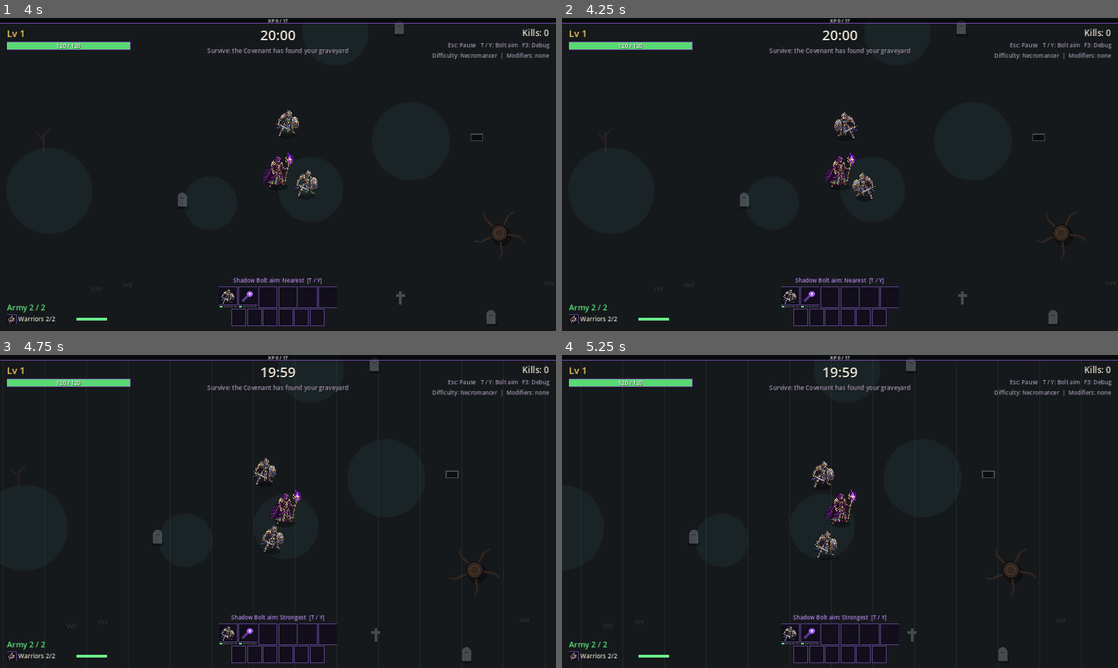
Above: before the commit, frames 1-4 (two rows, left to right).
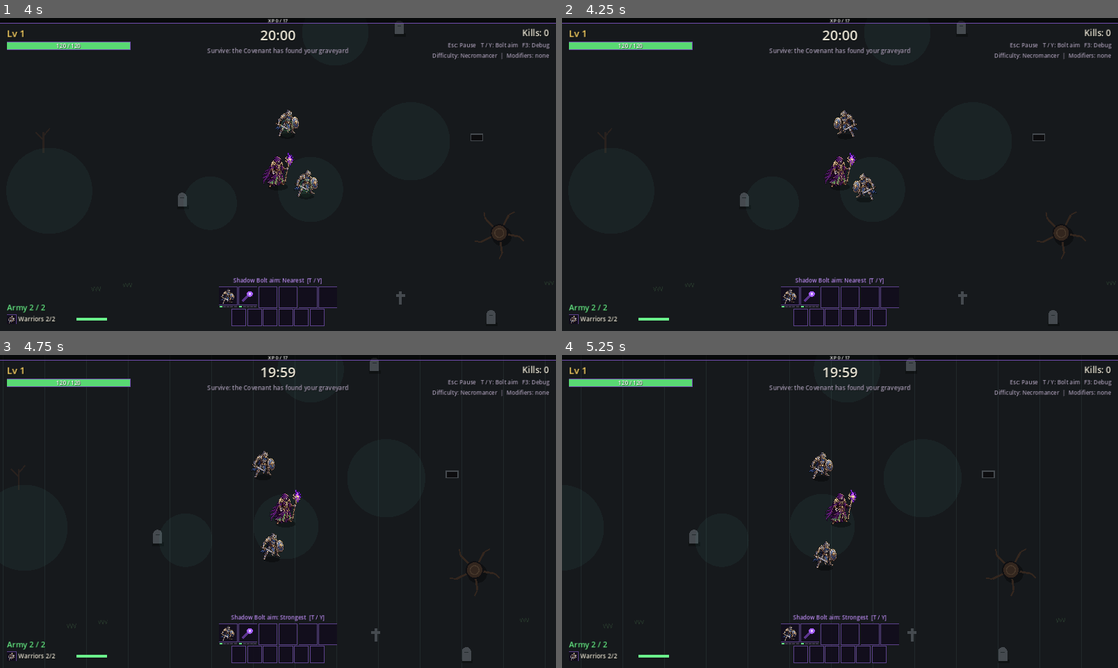
Above: after the commit, the same moments.

Repository: Smoketsu/Vampire-Survivors-Clone-Lol
Game: Godot game, scene res://scenes/main.tscn
The game is run twice, just before and just after one commit, with the same random seed, the same clock (stepped at 60 frames per second) and the same inputs.
Inputs (mouse positions are in pixels of both pictures, inside the frame that each line leads up to):
- Up to frame 1 (4 s): click "Play - Choose a battlefield" at 0.5 s; click "Play - Choose a battlefield" at 1.25 s; click "The Ossuary - Soul Ash upgrad…" at 2 s; click (194, 180) at 2.75 s; click "Begin the march" at 3.5 s
- Up to frame 2 (4.25 s): no input
- Up to frame 3 (4.75 s): tap Enter (ui_accept) at 4.25, 4.52 s; move the mouse to (400, 495) at 4.27 s; hold D (move_right) from 4.28 s (still down); hold T (toggle_aim) from 4.28 s (still down); click (400, 495) at 4.42 s
- Up to frame 4 (5.25 s): release D (move_right) at 5 s; release T (toggle_aim) at 5 s; drag from (728, 527) to (812, 574) at 5.02 s

Frame 1 is identical in both runs. In frame 2, 0.4% of the frame differs, in the area x 48-57%, y 29-59%; in frame 3, 0.5%; in frame 4, 0.5%, in the area x 44-50%, y 31-68%.

Commit message:
Readable army with sprites: depth sorting and 1.3x formation spacing
- Horde and enemy containers are y-sorted (lower on screen draws in front);
  other layers keep their z_index, so ground decals, telegraphs and fog are
  unaffected. Purely visual.
- Formation bands and ally separation widened x1.3 (UnitData.FORMATION_SPREAD,
  SEPARATION_SPREAD); body-blocking radii unchanged.
Verified: import; default, army --mortal on both stages (0 errors, stuck 0,
bosses killed, min HP 104/113); rendered runs under Xvfb.

Claude-Session: https://claude.ai/code/session_01FLPv2RqRe5qVsRWxUhur7z

Diff:
--- a/scripts/core/game.gd
+++ b/scripts/core/game.gd
@@ -168,9 +168,14 @@
 	add_child(effects)
 	horde = HordeDirector.new()
 	horde.game = self
+	# Depth sorting: summons lower on screen draw in front, so a packed army reads
+	# as a formation. Only same-z_index children are reordered (ground decals,
+	# telegraphs and fog keep their own layers). Purely visual.
+	horde.y_sort_enabled = true
 	add_child(horde)
 	enemies = EnemyDirector.new()
 	enemies.game = self
+	enemies.y_sort_enabled = true  # Same depth sorting for the Covenant.
 	add_child(enemies)
 	player = Necromancer.new()
 	player.game = self
--- a/scripts/data/unit_data.gd
+++ b/scripts/data/unit_data.gd
@@ -746,5 +746,12 @@
 const STEER_ACCEL: float = 8.0  # TUNING (not in GDD)
 ## Extra spacing (px) kept between allies on top of their radii.
 const SEPARATION_PADDING: float = 4.0  # TUNING (not in GDD)
+## Multiplier on every class's formation band (band_min / band_max) so the
+## army spreads out enough for its 44-88 px sprites to stay readable
+## (the GDD §26 bands were sized for small placeholder shapes).
+const FORMATION_SPREAD: float = 1.3  # TUNING (not in GDD) user decision: wider spacing for sprite art
+## Multiplier on the ally separation distance (sum of the two radii) for the
+## same reason; the padding below the radii is unchanged.
+const SEPARATION_SPREAD: float = 1.3  # TUNING (not in GDD) user decision: wider spacing for sprite art
 ## Radius (px) scanned for threats to avoid (support classes / archers / mages).
 const THREAT_AVOID_RADIUS: float = 55.0  # TUNING (not in GDD)
--- a/scripts/horde/horde_director.gd
+++ b/scripts/horde/horde_director.gd
@@ -251,8 +251,8 @@
 		"acquisition_range": float(base["acquisition_range"]),
 		"move_speed": float(base["move_speed"]) * move_mult,
 		"radius": float(base["radius"]),
-		"band_min": float(base["band_min"]),
-		"band_max": float(base["band_max"]),
+		"band_min": float(base["band_min"]) * UnitData.FORMATION_SPREAD,
+		"band_max": float(base["band_max"]) * UnitData.FORMATION_SPREAD,
 		"w_pursuit": float(base["w_pursuit"]),
 		"w_formation": float(base["w_formation"]),
 		"w_separation": float(base["w_separation"]),
--- a/scripts/horde/summoned_unit.gd
+++ b/scripts/horde/summoned_unit.gd
@@ -868,7 +868,7 @@
 ## Soft ally separation (GDD §26: friendly<->friendly no hard collisions,
 ## steering separation only).
 func _separation() -> Vector2:
-	var reach := radius * 2.0 + UnitData.SEPARATION_PADDING
+	var reach := radius * 2.0 * UnitData.SEPARATION_SPREAD + UnitData.SEPARATION_PADDING
 	game.ally_grid.query(position, reach, _neigh)
 	var push := Vector2.ZERO
 	for o: SummonedUnit in _neigh:
@@ -876,7 +876,7 @@
 			continue
 		var diff := position - o.position
 		var d := diff.length()
-		var min_d := radius + o.radius + UnitData.SEPARATION_PADDING
+		var min_d := (radius + o.radius) * UnitData.SEPARATION_SPREAD + UnitData.SEPARATION_PADDING
 		if d >= min_d:
 			continue
 		if d < 0.01:
Not shown, changed: docs/GDD.md
